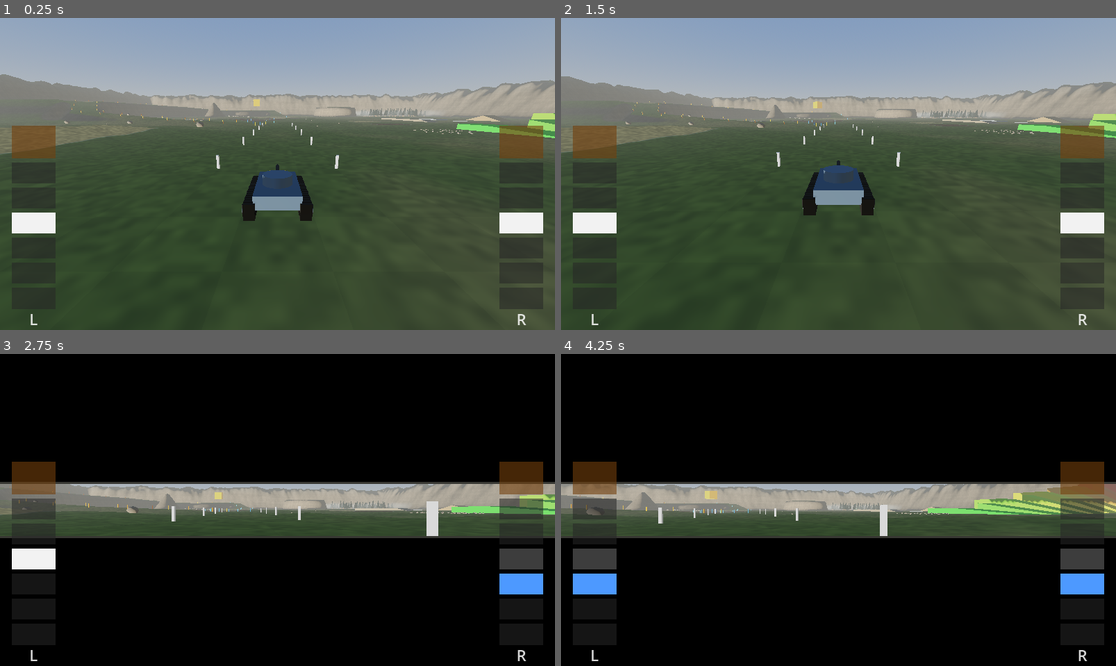
Above: before the commit, frames 1-4 (two rows, left to right).
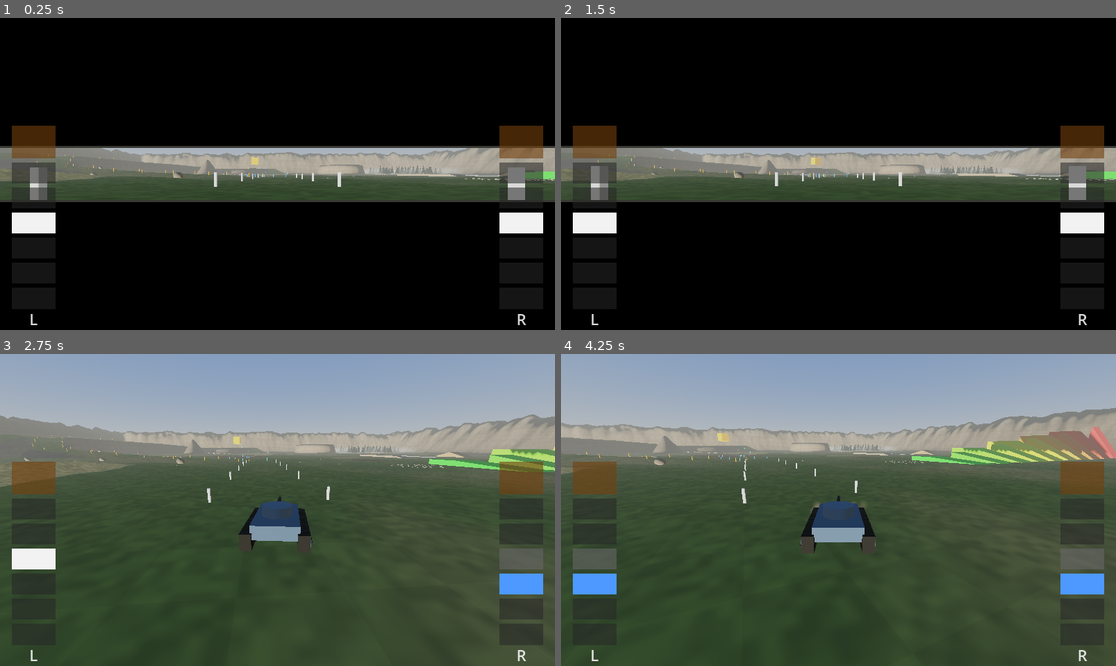
Above: after the commit, the same moments.

Repository: Kickpunch3r/tank-game
Game: Godot game, scene res://levels/proving_ground/proving_ground.tscn
Same seed, same stepped clock (60 frames per second), same inputs: the game is played once before the commit and once after it.
Inputs (mouse positions are in pixels of both pictures, inside the frame that each line leads up to):
- Up to frame 1 (0.25 s): no input
- Up to frame 2 (1.5 s): move the mouse to (960, 158) at 0.52 s; hold Down (driver_right_back) 0.53-1.25 s; hold Space (driver_all_stop) 0.53-1.25 s; click (960, 158) at 0.67 s; drag from (727, 189) to (810, 236) at 1.27 s
- Up to frame 3 (2.75 s): tap Enter at 2 s; move the mouse to (333, 441) at 2.02 s; hold Down (driver_right_back) from 2.03 s (still down); hold V (view_toggle) from 2.03 s (still down)
- Up to frame 4 (4.25 s): release Down (driver_right_back) at 2.75 s; release V (view_toggle) at 2.75 s; drag from (810, 572) to (672, 463) at 2.77 s; move the mouse to (1005, 556) at 3.52 s; hold S (driver_left_back) from 3.53 s (still down); tap T at 3.6 s

The runs differ from the first frame. In frame 1, 92% of the frame differs, in the area x 0-100%, y 0-100%; in frame 2, 92%; in frame 3, 91%; in frame 4, 92%.

Commit message:
Start in the driver's slit view; Godot re-saved export settings and scenes

Diff:
--- a/levels/proving_ground/proving_ground.tscn
+++ b/levels/proving_ground/proving_ground.tscn
@@ -1,17 +1,18 @@
-[gd_scene format=3]
+[gd_scene format=3 uid="uid://b12dam2l45h1c"]
 
-[ext_resource type="Script" path="res://scripts/level_root.gd" id="1_level_root"]
-[ext_resource type="Script" path="res://scripts/level_terrain.gd" id="2_level_terrain"]
-[ext_resource type="Script" path="res://scripts/level_start.gd" id="3_level_start"]
+[ext_resource type="Script" uid="uid://fmgh50ivpc7d" path="res://scripts/level_root.gd" id="1_level_root"]
+[ext_resource type="Script" uid="uid://djaocshjqv45b" path="res://scripts/level_terrain.gd" id="2_level_terrain"]
+[ext_resource type="Script" uid="uid://bw6jhoy8o3te5" path="res://scripts/level_start.gd" id="3_level_start"]
+[ext_resource type="Script" uid="uid://c01kv1prqg8ax" path="res://scripts/terrain_type.gd" id="3_pqsiw"]
 [ext_resource type="Resource" path="res://terrain/mud.tres" id="4_mud"]
 [ext_resource type="Resource" path="res://terrain/sand.tres" id="5_sand"]
-[ext_resource type="Script" path="res://scripts/slope_ladder.gd" id="6_ladder"]
-[ext_resource type="Script" path="res://scripts/comparison_features.gd" id="7_features"]
-[ext_resource type="Script" path="res://levels/proving_ground/route_markers.gd" id="8_markers"]
-[ext_resource type="Script" path="res://scripts/objective_marker.gd" id="9_objective"]
-[ext_resource type="Shader" path="res://art/water.gdshader" id="10_water"]
-[ext_resource type="Script" path="res://levels/proving_ground/proving_ground_scenery.gd" id="11_scenery"]
-[ext_resource type="Script" path="res://scripts/haze_zone.gd" id="12_haze"]
+[ext_resource type="Script" uid="uid://disbr778sui33" path="res://scripts/slope_ladder.gd" id="6_ladder"]
+[ext_resource type="Script" uid="uid://biebv2nhlkyl3" path="res://scripts/comparison_features.gd" id="7_features"]
+[ext_resource type="Script" uid="uid://ck8qkd6i7bjn0" path="res://levels/proving_ground/route_markers.gd" id="8_markers"]
+[ext_resource type="Script" uid="uid://cumc2gjb0ricl" path="res://scripts/objective_marker.gd" id="9_objective"]
+[ext_resource type="Shader" uid="uid://2v06hxmah1g3" path="res://art/water.gdshader" id="10_water"]
+[ext_resource type="Script" uid="uid://b21rdrlqpwb" path="res://levels/proving_ground/proving_ground_scenery.gd" id="11_scenery"]
+[ext_resource type="Script" uid="uid://df43rqrjgiw54" path="res://scripts/haze_zone.gd" id="12_haze"]
 
 [sub_resource type="ProceduralSkyMaterial" id="SkyMaterial_main"]
 sky_top_color = Color(0.3, 0.48, 0.76, 1)
@@ -44,6 +45,12 @@
 [sub_resource type="ShaderMaterial" id="Material_water"]
 render_priority = 0
 shader = ExtResource("10_water")
+shader_parameter/shallow_colour = Color(0.3, 0.52, 0.52, 1)
+shader_parameter/deep_colour = Color(0.06, 0.2, 0.3, 1)
+shader_parameter/foam_colour = Color(0.92, 0.95, 0.96, 1)
+shader_parameter/deep_from_metres = 1.8
+shader_parameter/foam_metres = 0.25
+shader_parameter/ripple_strength = 0.35
 
 [sub_resource type="PlaneMesh" id="PlaneMesh_water"]
 material = SubResource("Material_water")
@@ -61,13 +68,13 @@
 material = SubResource("Material_gold")
 size = Vector3(9, 9, 9)
 
-[node name="ProvingGround" type="Node3D"]
+[node name="ProvingGround" type="Node3D" unique_id=1290916410]
 script = ExtResource("1_level_root")
 
-[node name="WorldEnvironment" type="WorldEnvironment" parent="."]
+[node name="WorldEnvironment" type="WorldEnvironment" parent="." unique_id=1832365061]
 environment = SubResource("Environment_main")
 
-[node name="Sun" type="DirectionalLight3D" parent="."]
+[node name="Sun" type="DirectionalLight3D" parent="." unique_id=1192693304]
 transform = Transform3D(0.866, 0, -0.5, -0.383, 0.6428, -0.6634, 0.3214, 0.766, 0.5567, 0, 40, 0)
 light_color = Color(1, 0.94, 0.84, 1)
 light_energy = 1.15
@@ -75,45 +82,45 @@
 shadow_blur = 1.5
 directional_shadow_max_distance = 200.0
 
-[node name="LevelTerrain" type="Node3D" parent="."]
+[node name="LevelTerrain" type="Node3D" parent="." unique_id=855459934]
 script = ExtResource("2_level_terrain")
 height_image_path = "res://levels/proving_ground/height.png"
 max_height = 51.0
 smoothing = 1
 terrain_image_path = "res://levels/proving_ground/terrain.png"
-terrain_types = Array[Resource]([ExtResource("4_mud"), ExtResource("5_sand")])
+terrain_types = Array[ExtResource("3_pqsiw")]([ExtResource("4_mud"), ExtResource("5_sand")])
 
-[node name="Water" type="MeshInstance3D" parent="." groups=["water_surface"]]
+[node name="Water" type="MeshInstance3D" parent="." unique_id=516994793 groups=["water_surface"]]
 transform = Transform3D(1, 0, 0, 0, 1, 0, 0, 0, 1, 0, 2.6, 0)
 mesh = SubResource("PlaneMesh_water")
 
-[node name="LevelStart" type="Marker3D" parent="."]
+[node name="LevelStart" type="Marker3D" parent="." unique_id=302866631]
 transform = Transform3D(1, 0, 0, 0, 1, 0, 0, 0, 1, -10, 4, 150)
 script = ExtResource("3_level_start")
 
-[node name="SlopeLadder" type="Node3D" parent="."]
+[node name="SlopeLadder" type="Node3D" parent="." unique_id=1391664604]
 transform = Transform3D(1, 0, 0, 0, 1, 0, 0, 0, 1, 110, 4, 120)
 script = ExtResource("6_ladder")
 run_up_length = 45.0
 
-[node name="ComparisonFeatures" type="Node3D" parent="."]
+[node name="ComparisonFeatures" type="Node3D" parent="." unique_id=1282577427]
 transform = Transform3D(1, 0, 0, 0, 1, 0, 0, 0, 1, 110, 4, 10)
 script = ExtResource("7_features")
 
-[node name="RouteMarkers" type="Node3D" parent="." node_paths=PackedStringArray("level_terrain")]
+[node name="RouteMarkers" type="Node3D" parent="." unique_id=774940347 node_paths=PackedStringArray("level_terrain")]
 script = ExtResource("8_markers")
 level_terrain = NodePath("../LevelTerrain")
 
-[node name="GoalCube" type="MeshInstance3D" parent="."]
+[node name="GoalCube" type="MeshInstance3D" parent="." unique_id=2320167]
 transform = Transform3D(1, 0, 0, 0, 1, 0, 0, 0, 1, -40, 22, -145)
 mesh = SubResource("BoxMesh_goal")
 script = ExtResource("9_objective")
 
-[node name="Scenery" type="Node3D" parent="." node_paths=PackedStringArray("level_terrain")]
+[node name="Scenery" type="Node3D" parent="." unique_id=778355823 node_paths=PackedStringArray("level_terrain")]
 script = ExtResource("11_scenery")
 level_terrain = NodePath("../LevelTerrain")
 
-[node name="MistyForest" type="Node3D" parent="."]
+[node name="MistyForest" type="Node3D" parent="." unique_id=602666532]
 transform = Transform3D(1, 0, 0, 0, 1, 0, 0, 0, 1, 151, 4, -137)
 script = ExtResource("12_haze")
 size = Vector2(106, 74)
--- a/scenes/player_rig.tscn
+++ b/scenes/player_rig.tscn
@@ -1,20 +1,20 @@
-[gd_scene format=3]
+[gd_scene format=3 uid="uid://d3hli7wk6pbkr"]
 
 [ext_resource type="PackedScene" path="res://scenes/tank.tscn" id="1_tank"]
-[ext_resource type="Script" path="res://scripts/chase_camera.gd" id="2_camera"]
-[ext_resource type="Script" path="res://scripts/view_switcher.gd" id="3_switcher"]
-[ext_resource type="Script" path="res://scripts/debug_hud.gd" id="4_hud"]
-[ext_resource type="Script" path="res://scripts/tuning_panel.gd" id="5_tuning_panel"]
-[ext_resource type="Script" path="res://scripts/net/controller_server.gd" id="6_controller_server"]
-[ext_resource type="Script" path="res://scripts/net/phone_status_label.gd" id="7_phone_label"]
-[ext_resource type="Script" path="res://scripts/net/usb_phone_link.gd" id="8_usb_link"]
+[ext_resource type="Script" uid="uid://bda0qeonruxbq" path="res://scripts/chase_camera.gd" id="2_camera"]
+[ext_resource type="Script" uid="uid://c8ynq4pgxm1t7" path="res://scripts/view_switcher.gd" id="3_switcher"]
+[ext_resource type="Script" uid="uid://bcy4xptm0wcuk" path="res://scripts/debug_hud.gd" id="4_hud"]
+[ext_resource type="Script" uid="uid://cpck8w1ewwgnn" path="res://scripts/tuning_panel.gd" id="5_tuning_panel"]
+[ext_resource type="Script" uid="uid://4skktimskvdv" path="res://scripts/net/controller_server.gd" id="6_controller_server"]
+[ext_resource type="Script" uid="uid://1kt3625a5jrq" path="res://scripts/net/phone_status_label.gd" id="7_phone_label"]
+[ext_resource type="Script" uid="uid://dl02jdp2pc2v1" path="res://scripts/net/usb_phone_link.gd" id="8_usb_link"]
 [ext_resource type="PackedScene" path="res://scenes/physics_tank.tscn" id="13_physics_tank"]
-[ext_resource type="Script" path="res://scripts/player_rig.gd" id="14_rig"]
-[ext_resource type="Script" path="res://scripts/push/push_controller.gd" id="15_push_controller"]
-[ext_resource type="Script" path="res://scripts/push/push_light_sender.gd" id="16_push_lights"]
-[ext_resource type="Script" path="res://scripts/throttle_display.gd" id="17_throttle"]
+[ext_resource type="Script" uid="uid://bywby26qka7hg" path="res://scripts/player_rig.gd" id="14_rig"]
+[ext_resource type="Script" uid="uid://btm1sgfqvtdc6" path="res://scripts/push/push_controller.gd" id="15_push_controller"]
+[ext_resource type="Script" uid="uid://c8dfloifce6tq" path="res://scripts/push/push_light_sender.gd" id="16_push_lights"]
+[ext_resource type="Script" uid="uid://b3dplngxl5yce" path="res://scripts/throttle_display.gd" id="17_throttle"]
 
-[node name="PlayerRig" type="Node3D" node_paths=PackedStringArray("tanks", "chase_camera", "view_switcher", "debug_hud", "tuning_panel", "controller_server")]
+[node name="PlayerRig" type="Node3D" unique_id=318606886 node_paths=PackedStringArray("tanks", "chase_camera", "view_switcher", "debug_hud", "tuning_panel", "controller_server")]
 script = ExtResource("14_rig")
 tanks = [NodePath("PhysicsTank"), NodePath("Tank")]
 chase_camera = NodePath("ChaseCamera")
@@ -23,53 +23,53 @@
 tuning_panel = NodePath("TuningPanel")
 controller_server = NodePath("ControllerServer")
 
-[node name="Tank" parent="." instance=ExtResource("1_tank")]
+[node name="Tank" parent="." unique_id=1278735181 instance=ExtResource("1_tank")]
 transform = Transform3D(1, 0, 0, 0, 1, 0, 0, 0, 1, 0, 1, 0)
 
-[node name="PhysicsTank" parent="." instance=ExtResource("13_physics_tank")]
+[node name="PhysicsTank" parent="." unique_id=1325948217 instance=ExtResource("13_physics_tank")]
 transform = Transform3D(1, 0, 0, 0, 1, 0, 0, 0, 1, 0, 1, 0)
 
-[node name="ChaseCamera" type="Camera3D" parent="." node_paths=PackedStringArray("target")]
+[node name="ChaseCamera" type="Camera3D" parent="." unique_id=1337197322 node_paths=PackedStringArray("target")]
 current = true
 script = ExtResource("2_camera")
 target = NodePath("../PhysicsTank")
 
-[node name="ViewSwitcher" type="Node" parent="." node_paths=PackedStringArray("views")]
+[node name="ViewSwitcher" type="Node" parent="." unique_id=153406295 node_paths=PackedStringArray("views")]
 script = ExtResource("3_switcher")
-views = [NodePath("../ChaseCamera"), NodePath("../PhysicsTank/Visual/Hull/DriverSlitCamera")]
+views = [NodePath("../PhysicsTank/Visual/Hull/DriverSlitCamera"), NodePath("../ChaseCamera")]
 
-[node name="DebugHud" type="CanvasLayer" parent="." node_paths=PackedStringArray("station", "tank", "view_switcher")]
+[node name="DebugHud" type="CanvasLayer" parent="." unique_id=1899868787 node_paths=PackedStringArray("station", "tank", "view_switcher")]
 script = ExtResource("4_hud")
 station = NodePath("../PhysicsTank/DriverStation")
 tank = NodePath("../PhysicsTank")
 view_switcher = NodePath("../ViewSwitcher")
 
-[node name="TuningPanel" type="CanvasLayer" parent="." node_paths=PackedStringArray("tank", "chase_camera")]
+[node name="TuningPanel" type="CanvasLayer" parent="." unique_id=1706845780 node_paths=PackedStringArray("tank", "chase_camera")]
 script = ExtResource("5_tuning_panel")
 tank = NodePath("../PhysicsTank")
 chase_camera = NodePath("../ChaseCamera")
 
-[node name="ControllerServer" type="Node" parent="." node_paths=PackedStringArray("tank")]
+[node name="ControllerServer" type="Node" parent="." unique_id=1103397219 node_paths=PackedStringArray("tank")]
 script = ExtResource("6_controller_server")
 tank = NodePath("../Tank")
 
-[node name="UsbPhoneLink" type="Node" parent="." node_paths=PackedStringArray("server")]
+[node name="UsbPhoneLink" type="Node" parent="." unique_id=589401046 node_paths=PackedStringArray("server")]
 script = ExtResource("8_usb_link")
 server = NodePath("../ControllerServer")
 
-[node name="PhoneStatusLabel" type="CanvasLayer" parent="." node_paths=PackedStringArray("server", "usb_link", "debug_hud")]
+[node name="PhoneStatusLabel" type="CanvasLayer" parent="." unique_id=536777970 node_paths=PackedStringArray("server", "usb_link", "debug_hud")]
 script = ExtResource("7_phone_label")
 server = NodePath("../ControllerServer")
 usb_link = NodePath("../UsbPhoneLink")
 debug_hud = NodePath("../DebugHud")
 
-[node name="PushController" type="Node" parent="."]
+[node name="PushController" type="Node" parent="." unique_id=851683936]
 script = ExtResource("15_push_controller")
 
-[node name="PushLightSender" type="Node" parent="." node_paths=PackedStringArray("rig")]
+[node name="PushLightSender" type="Node" parent="." unique_id=1098673549 node_paths=PackedStringArray("rig")]
 script = ExtResource("16_push_lights")
 rig = NodePath("..")
 
-[node name="ThrottleDisplay" type="CanvasLayer" parent="." node_paths=PackedStringArray("rig")]
+[node name="ThrottleDisplay" type="CanvasLayer" parent="." unique_id=355667018 node_paths=PackedStringArray("rig")]
 script = ExtResource("17_throttle")
 rig = NodePath("..")
Not shown, changed: export_presets.cfg
Not shown: 1 places in levels/proving_ground/proving_ground.tscn that only renumber resources
